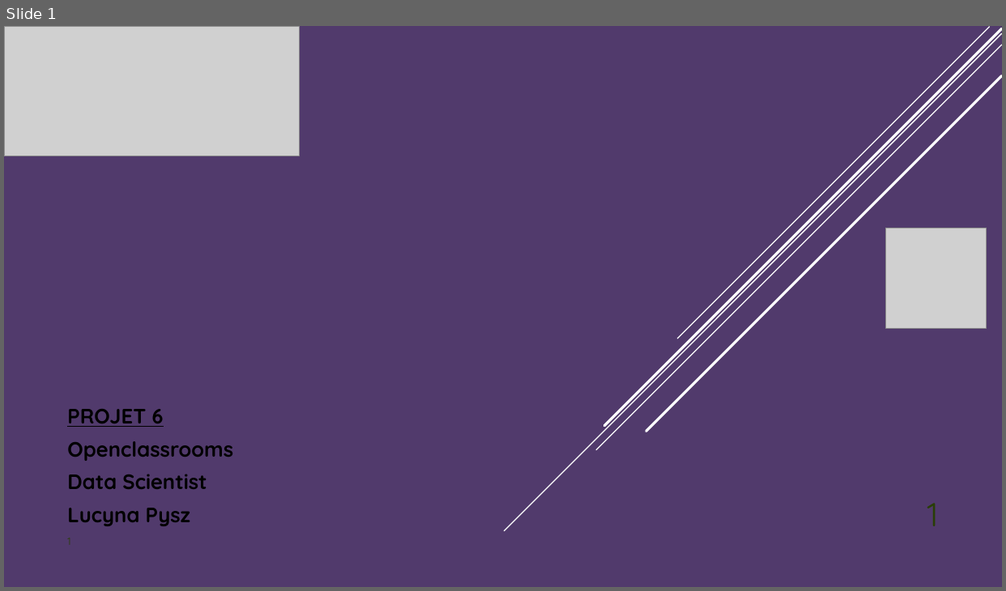
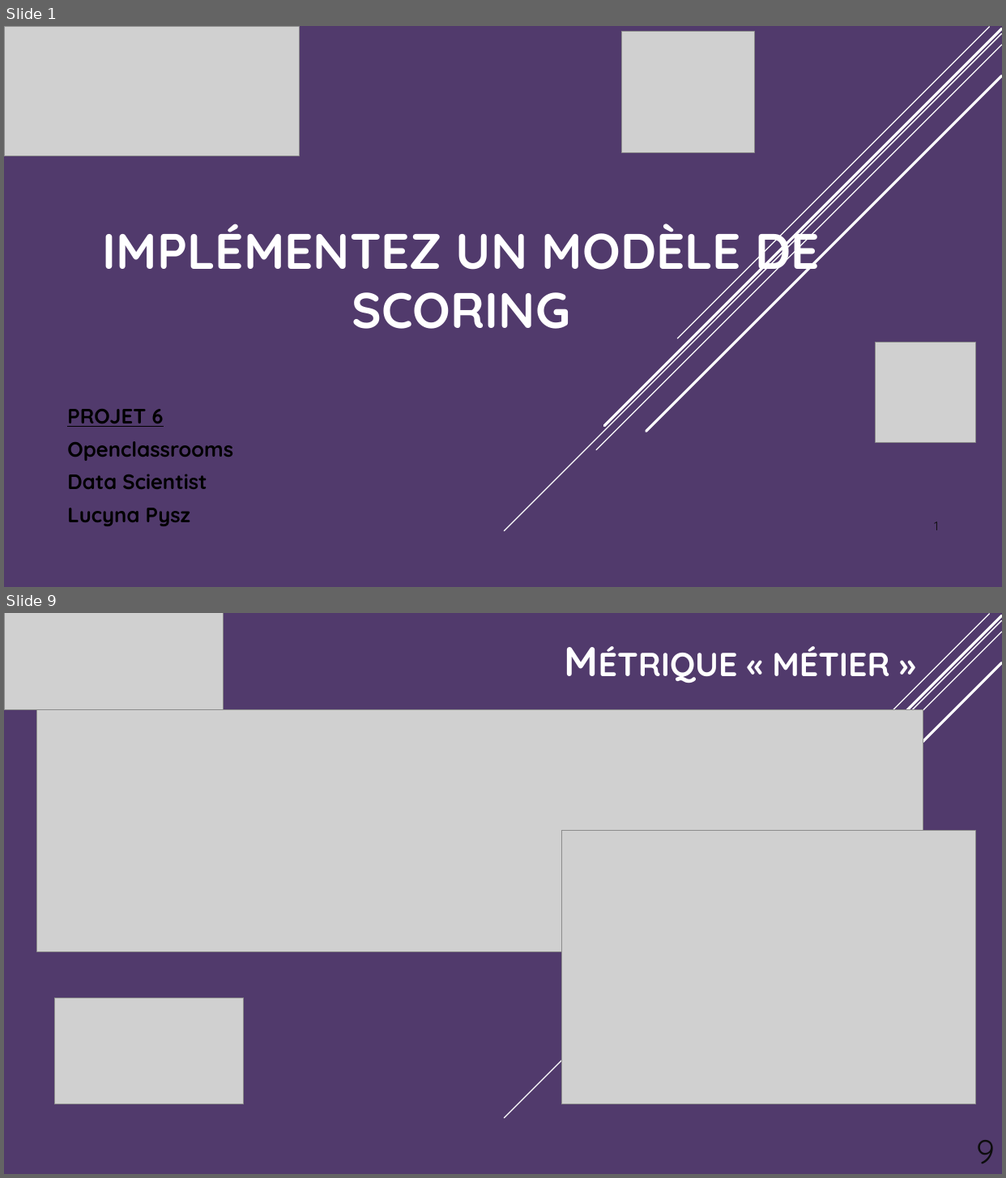
Before and after one commit to StudentLucyna/Projet7, a slide deck: Projet7_Pysz_Presentation.pptx. Shown one above the other, each under a label of ours: slide 1 before the commit, slides 1 and 9 after it; the slides between them are not shown. The pictures are 1006x591 and 1006x1178 pixels, drawn with LibreOffice and Linux fonts; fonts in the diff are those of the drawing; grey boxes stand for pictures. Boxes give left, top, right and bottom in pixels: in the first picture for what was removed or moved away, otherwise in the second. Text is boxed around its words. In the diff, an @@ line names an element or a change of style, - is before the commit and + after.

```diff
--- a/Projet7_Pysz_Presentation.pptx
+++ b/Projet7_Pysz_Presentation.pptx
@@ slide 9 added at (4, 613, 1002, 1174), background gradient #513A6C to #4C7800; not listed: 5 template elements that a slide beside it also shows @@
@@ picture added at (4, 613, 224, 709) @@
@@ text added at (772, 646, 890, 676), 40 pt, text #FFFFFF, bold, small capitals @@
+Métrique « métier »
@@ picture added at (37, 709, 923, 952) @@
@@ picture added at (562, 831, 976, 1105) @@
@@ picture added at (54, 998, 244, 1104) @@
@@ page number added at (976, 1140, 995, 1164), 32 pt, text #0D0D0D @@
+9
@@ slide 1 changed as well @@
@@ picture added at (622, 31, 755, 152) @@
@@ title added at (103, 217, 819, 329), 48 pt, text #FFFFFF, bold @@
+IMPLÉMENTEZ UN MODÈLE DE SCORING
@@ picture: place and size @@
-picture at (886, 228, 987, 328)
+picture at (876, 343, 976, 443)
@@ page number added at (934, 522, 938, 531), 12 pt, text #0D0D0D @@
+1
```
Also in this commit, not shown: 18 other slides added, 4 slides removed, 1 other file.
